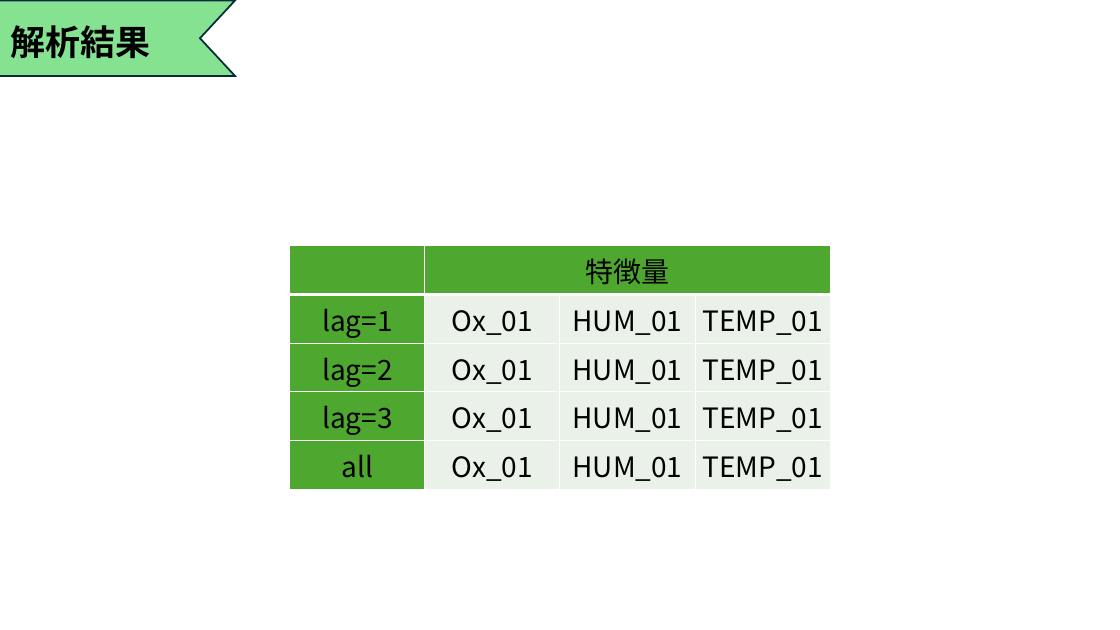
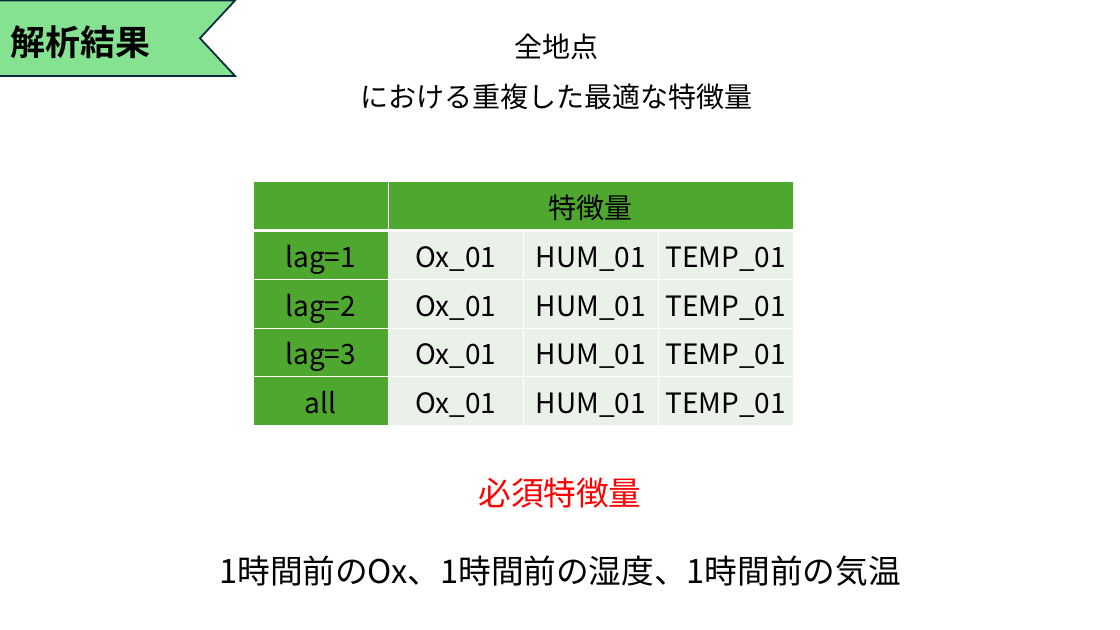
Before and after one commit to Tatsuki0623/lab, a slide deck: slide 11 of out_data/最終発表.pptx. Drawn at 1120x630 pixels with LibreOffice and Linux fonts; fonts in the diff are those of the drawing. Boxes give left, top, right and bottom in pixels: in the first picture for what was removed or moved away, otherwise in the second. Text is boxed around its words. In the diff, an @@ line names an element or a change of style, - is before the commit and + after.

```diff
--- a/out_data/最終発表.pptx
+++ b/out_data/最終発表.pptx
@@ text added at box(361, 33, 753, 110), 24 pt, text #000000 @@
+全地点
+における重複した最適な特徴量
@@ table: place and size @@
-table at box(290, 245, 831, 490)
+table at box(253, 181, 794, 426)
@@ text added at box(478, 477, 641, 508), 28 pt, text #FF0000 @@
+必須特徴量
@@ text added at box(219, 555, 900, 586), 28 pt, text #000000 @@
+1時間前のOx、1時間前の湿度、1時間前の気温
```
Also in this commit, not shown: 6 other slides changed, 2 slides added.
